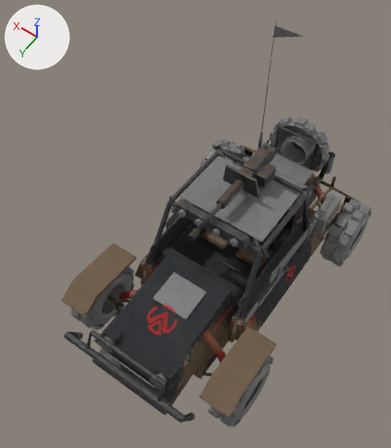
Before and after pictures for a commit that changed the Blender file assets/blender/Buggy.blend.
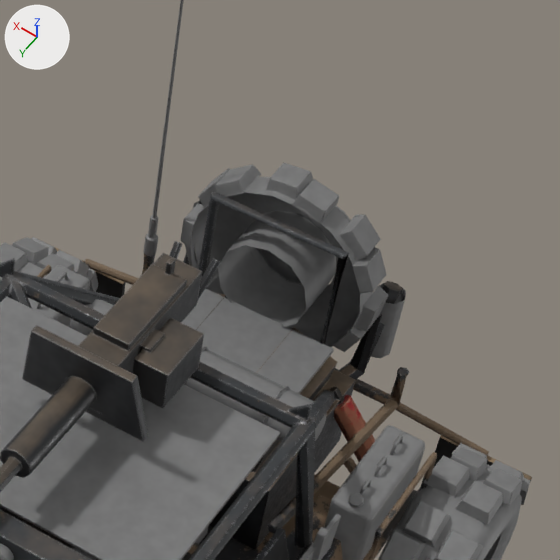
Each version appears first whole from a 50 mm camera at (-6.38, 11.45, 20.63) aimed at (0.88, 1.29, 4.66), and next in a close-up on the part from 55% to 97% of the width and 15% to 52% of the height. The lights are fixed; the arrows at upper left show +X, +Y and +Z. The last two pictures show the newer version.

Objects in the first close-up: 'BuggyKit', 'GunBody', 'Root', 'WheelRL', 'WheelRR'.
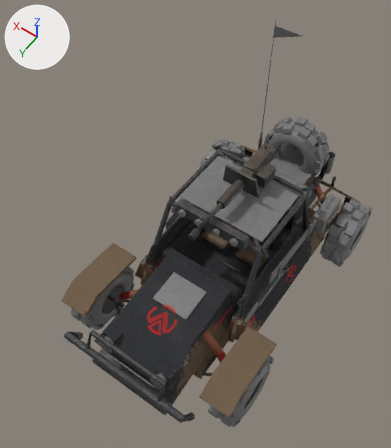
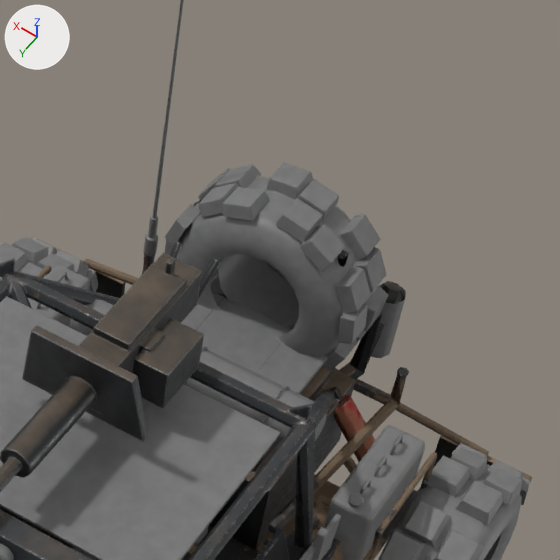
Boxes [x1, y1, x2, y2] around the edits, measured in the close-ups (560 x 560 px):
part 1 of me_buggykit, added (mostly hidden)
    after: [165, 236, 182, 255]
part 2 of me_buggykit, added
    after: [322, 339, 358, 371]
part 3 of me_buggykit, added
    after: [338, 302, 368, 344]
part 4 of me_buggykit, added
    after: [336, 265, 371, 313]
part 5 of me_buggykit, added
    after: [300, 224, 345, 272]
part 6 of me_buggykit, added
    after: [275, 198, 323, 243]
part 7 of me_buggykit, added
    after: [223, 187, 269, 220]
part 8 of me_buggykit, added
    after: [198, 183, 239, 217]
part 9 of me_buggykit, added
    after: [165, 204, 200, 247]
part 10 of me_buggykit, added
    after: [177, 195, 352, 358]

Edits to the bpy script that builds the scene:
```text
Change me_buggykit:
    used by ob_buggykit; location = (0.0, 0.0, 0.0)
    remove me_buggykit.from_pydata(...)  # 1667 vertices, 1516 faces; spans x -2.73..2.73, y -5.92..6.54, z 1.75..9.55
    add me_buggykit.from_pydata(...)  # 1869 vertices, 1676 faces; spans x -2.73..2.73, y -5.92..6.54, z 1.75..9.55
    me_buggykit part 1: the loose piece of 8 vertices spanning x 1.2..1.37, y -5.48..-5.04, z 3.79..4.21 is copied, and the copy is turned 180 degrees about the x axis through its middle, then moved by (0.0, 0.43, 0.0); it spans x 1.2..1.37, y -5.06..-4.62, z 3.79..4.21
    me_buggykit part 2: the loose piece of 8 vertices spanning x -1.32..-0.99, y -5.48..-5.04, z 4.33..4.76 is copied, and the copy is turned 180 degrees about the x axis through its middle, then moved by (0.0, 0.43, -1.1); it spans x -1.32..-0.99, y -5.06..-4.62, z 3.24..3.67
    me_buggykit part 3: the loose piece of 8 vertices spanning x -1.38..-1.17, y -5.57..-5.13, z 3.66..4.07 is copied, and the copy is turned 180 degrees about the x axis through its middle, then moved by (0.0, 0.61, 0.27); it spans x -1.38..-1.17, y -4.97..-4.53, z 3.93..4.34
    me_buggykit part 4: the loose piece of 8 vertices spanning x -1.32..-0.99, y -5.48..-5.04, z 3.24..3.67 is copied, and the copy is turned -180 degrees about the x axis through its middle, then moved by (0.0, 0.43, 1.1); it spans x -1.32..-0.99, y -5.06..-4.62, z 4.33..4.76
    me_buggykit part 5: the loose piece of 8 vertices spanning x -1.1..-0.7, y -5.57..-5.13, z 4.7..5.1 is copied, and the copy is multiplied about its middle by the matrix ((-0.223, 0.0, -0.975), (0.0, -1.0, 0.0), (-0.975, 0.0, 0.223)), then moved by (0.22, 0.61, 0.18); it spans x -0.89..-0.46, y -4.97..-4.53, z 4.9..5.26
    me_buggykit part 6: the loose piece of 8 vertices spanning x -0.49..-0.06, y -5.48..-5.04, z 5.12..5.38 is copied, and the copy is multiplied about its middle by the matrix ((-0.901, 0.0, -0.434), (0.0, -1.0, 0.0), (-0.434, 0.0, 0.901)), then moved by (-0.02, 0.43, 0.0); it spans x -0.49..-0.06, y -5.06..-4.62, z 5.12..5.38
    me_buggykit part 7: the loose piece of 8 vertices spanning x -0.07..0.34, y -5.57..-5.13, z 5.17..5.38 is copied, and the copy is multiplied about its middle by the matrix ((-0.901, 0.0, 0.434), (0.0, -1.0, 0.0), (0.434, 0.0, 0.901)), then moved by (0.3, 0.61, -0.07); it spans x 0.2..0.63, y -4.97..-4.53, z 5.06..5.36
    me_buggykit part 8: the loose piece of 8 vertices spanning x 0.58..1.0, y -5.48..-5.04, z 4.81..5.19 is copied, and the copy is multiplied about its middle by the matrix ((-0.223, 0.0, 0.975), (0.0, -1.0, 0.0), (0.975, 0.0, 0.223)), then moved by (0.0, 0.43, 0.0); it spans x 0.58..1.0, y -5.06..-4.62, z 4.81..5.19
    me_buggykit part 9: the loose piece of 8 vertices spanning x 1.06..1.36, y -5.57..-5.13, z 3.37..3.8 is copied, and the copy is turned -180 degrees about the x axis through its middle, then moved by (0.0, 0.61, 0.83); it spans x 1.06..1.36, y -4.97..-4.53, z 4.2..4.63
    me_buggykit part 10: 90 vertices added at x -1.23..1.23, y -4.7..-4.48, z 2.79..5.21
    other edits to the shape of me_buggykit do not show in these pictures
```
